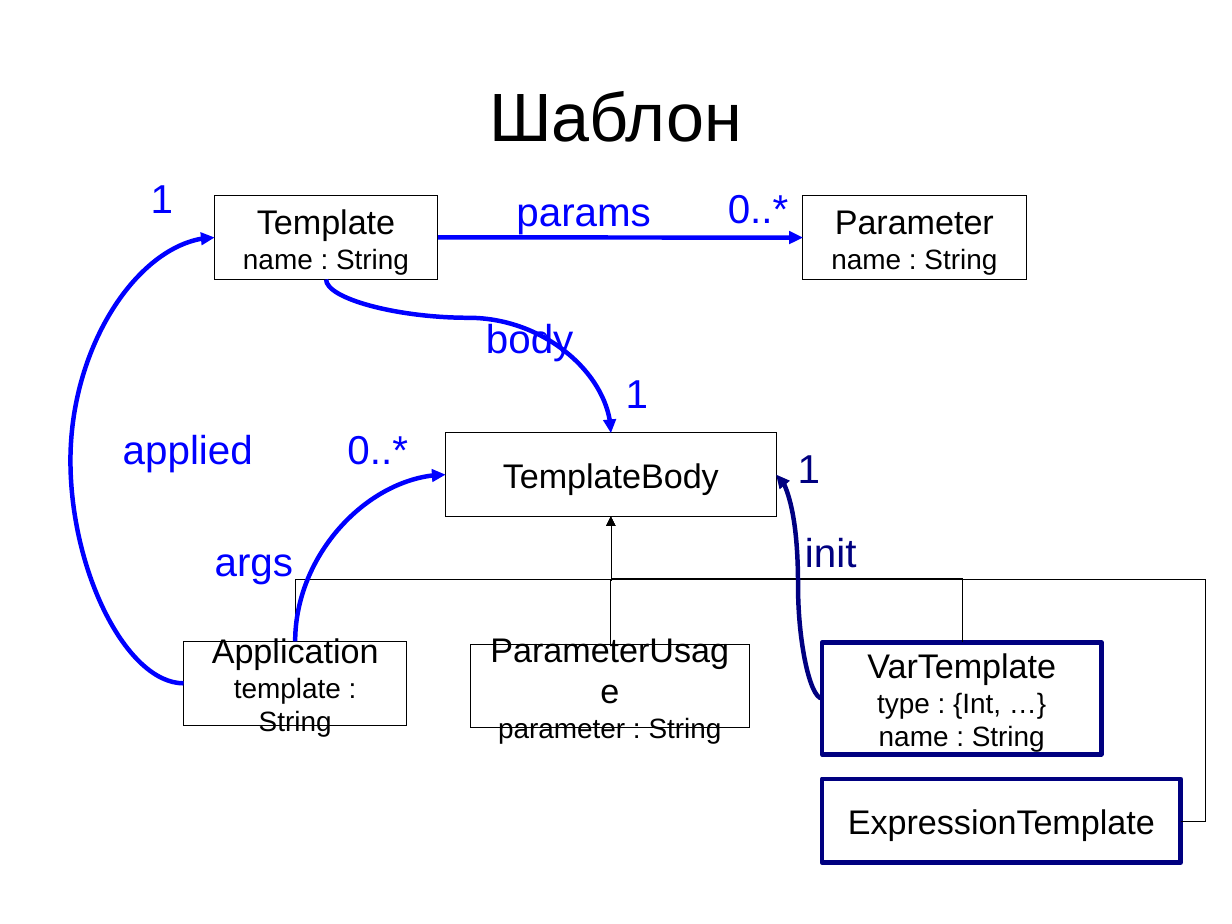
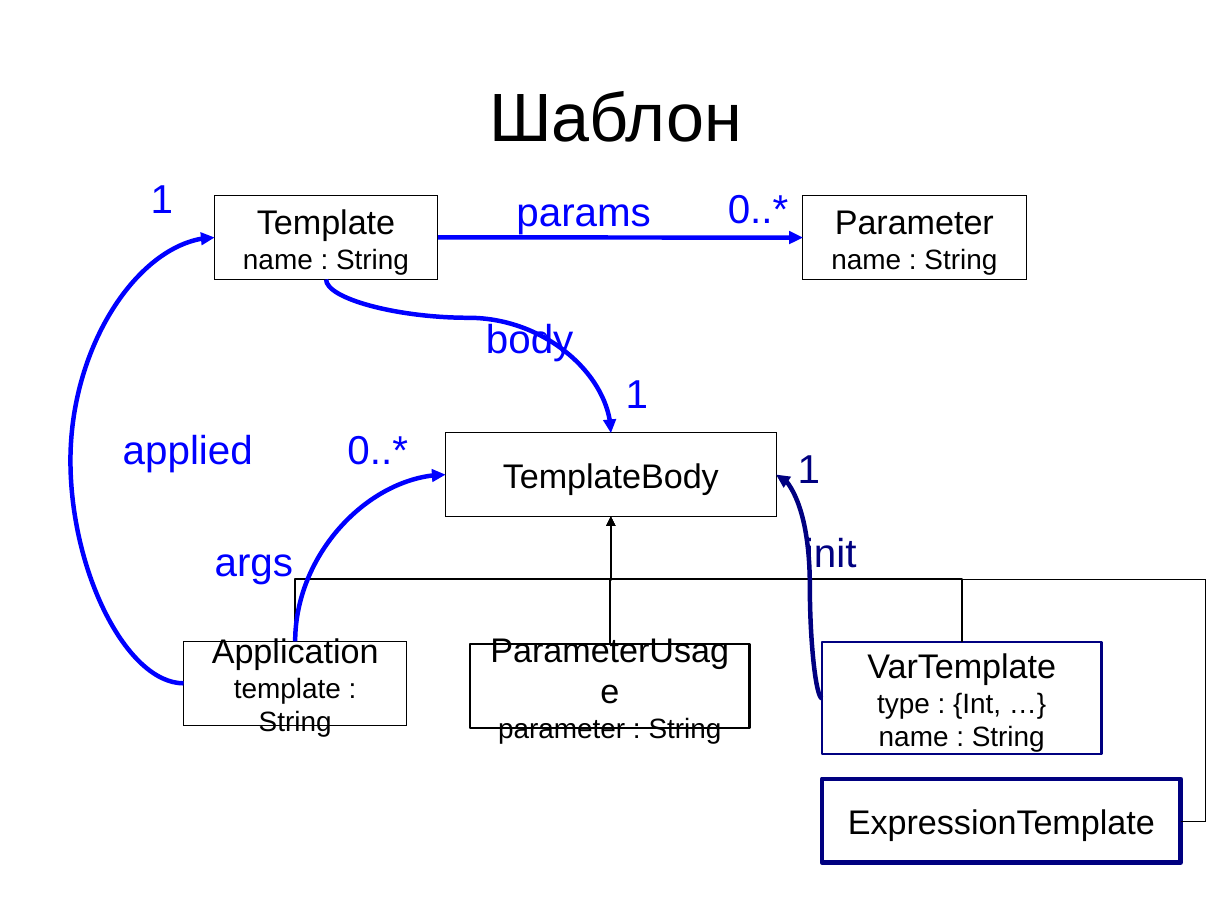
Before and after one commit to abreslav/grammatic.docs, a slide deck: slide 9 of papers/KMU_10/talk/slides.odp. Drawn at 1232x924 pixels with LibreOffice and Linux fonts; fonts in the diff are those of the drawing. Boxes give left, top, right and bottom in pixels: in the first picture for what was removed or moved away, otherwise in the second. Text is boxed around its words. In the diff, an @@ line names an element or a change of style, - is before the commit and + after.

```diff
--- a/papers/KMU_10/talk/slides.odp
+++ b/papers/KMU_10/talk/slides.odp
@@ curved arrow (823, 699) - (777, 475): route changed @@
@@ elbow arrow (295, 642) - (612, 517): stroke #000000 0 pt to #000000 1.45 pt @@
@@ elbow arrow (963, 643) - (612, 517): stroke #000000 0 pt to #000000 1.45 pt @@
@@ rectangle "ParameterUsage" at <box>471,644,750,728</box>: outline #000000 0 pt to #000000 1.45 pt @@
@@ rectangle "VarTemplate" at <box>823,643,1102,755</box>: outline #000080 2.89 pt to #000080 1.45 pt @@
```
Also in this commit, not shown: 9 other slides changed, 3 other files.
